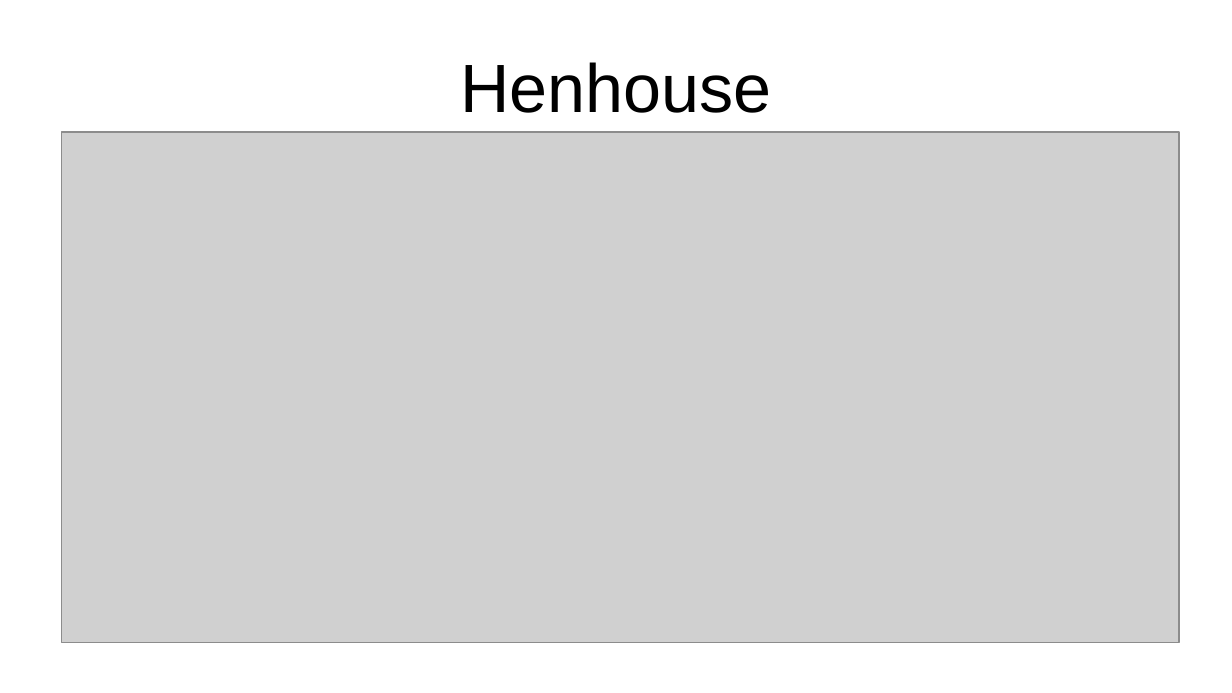
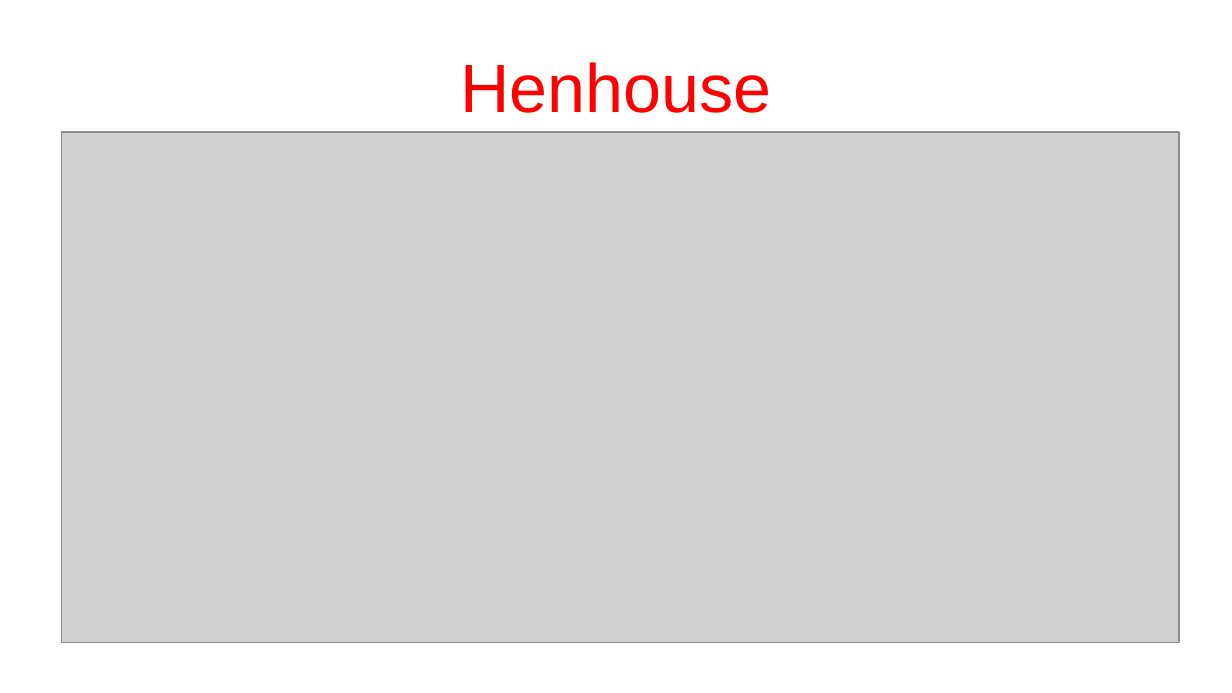
Before and after one commit to lesliesam96/Projet-STI2D, a slide deck: slide 1 of Alex/Project English.odp. Drawn at 1232x693 pixels with LibreOffice and Linux fonts; fonts in the diff are those of the drawing; grey boxes stand for pictures. Boxes give left, top, right and bottom in pixels: in the first picture for what was removed or moved away, otherwise in the second. Text is boxed around its words. In the diff, an @@ line names an element or a change of style, - is before the commit and + after.

```diff
--- a/Alex/Project English.odp
+++ b/Alex/Project English.odp
@@ title "Henhouse" at (x1=460, y1=62, x2=771, y2=113): text colour #000000 to #FF0000 @@
```
Also in this commit, not shown: 4 other slides changed.
